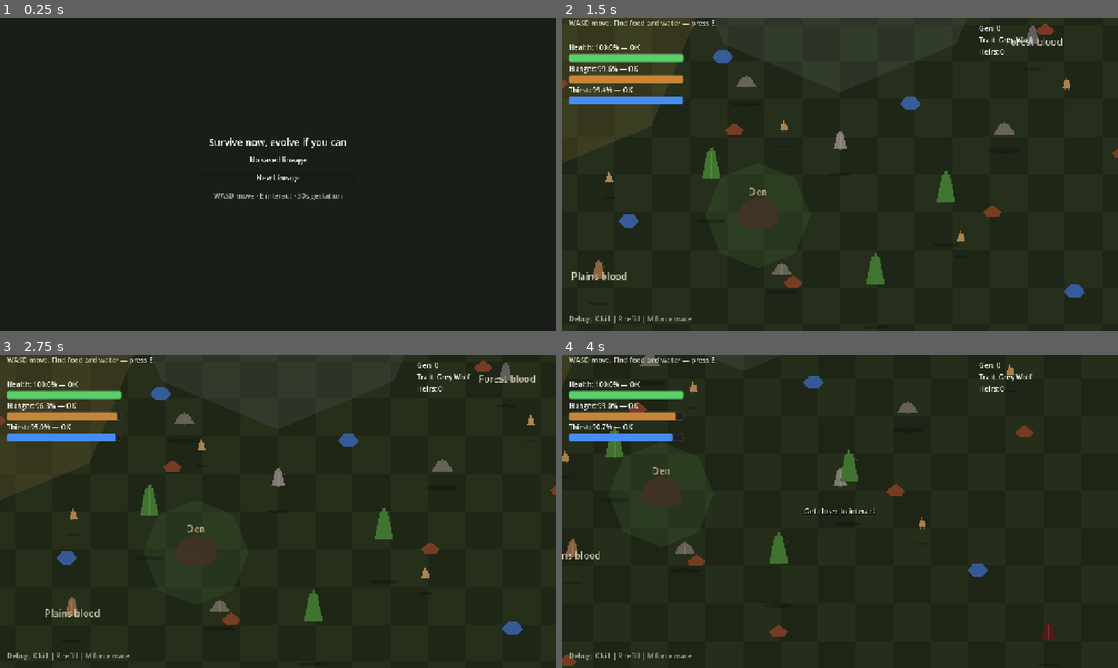
Above: before the commit, frames 1-4 (two rows, left to right).
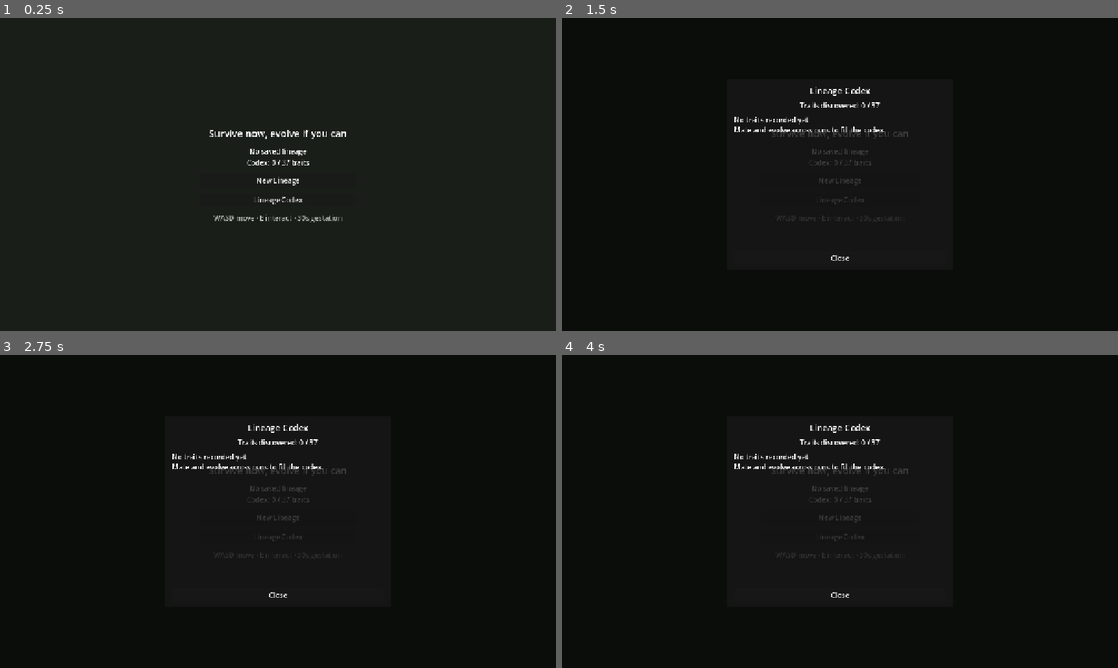
Above: after the commit, the same moments.

Repository: pettersonoaa/survive-evolve
Game: Godot game, scene res://scenes/ui/main_menu.tscn
The game is run twice, just before and just after one commit, with the same random seed, the same clock (stepped at 60 frames per second) and the same inputs.
Inputs (mouse positions are in pixels of both pictures, inside the frame that each line leads up to):
- Up to frame 1 (0.25 s): no input
- Up to frame 2 (1.5 s): click (840, 199) at 0.5 s, where only the run after the commit has a clickable "Lineage Codex"; click "New Lineage" at 1.25 s
- Up to frame 3 (2.75 s): click (278, 517) at 2 s, where only the run after the commit has a clickable "New Lineage"
- Up to frame 4 (4 s): tap E (interact) at 2.75, 3.6 s; hold D (move_right) 2.78-3.53 s; hold E (interact) 2.78-3.53 s; hold S (move_down) from 3.53 s (still down)

The runs differ from the first frame. In frame 1, 1.3% of the frame differs, in the area x 37-63%, y 35-66%; in frame 2, 89%; in frame 3, 89%, in the area x 0-100%, y 0-100%; in frame 4, 54%.

Commit message:
Add Phase 3 meta progression: procedural runs, codex, and scaling (STEP-32-35).
Scatter world layout on new lineage, persist discovered traits across runs, and scale predator pressure with generation depth.

Co-authored-by: Cursor <cursoragent@cursor.com>

Diff:
--- a/project.godot
+++ b/project.godot
@@ -26,6 +26,7 @@
 GameState="*res://scripts/autoload/game_state.gd"
 EvolutionRegistry="*res://scripts/autoload/evolution_registry.gd"
 LineageSave="*res://scripts/autoload/lineage_save.gd"
+LineageCodex="*res://scripts/autoload/lineage_codex.gd"
 
 [display]
 
--- /dev/null
+++ b/scenes/ui/codex_panel.tscn
@@ -0,0 +1,67 @@
+[gd_scene load_steps=2 format=3 uid="uid://codex_panel"]
+
+[ext_resource type="Script" path="res://scripts/ui/codex_panel.gd" id="1_script"]
+
+[node name="CodexPanel" type="Control"]
+visible = false
+layout_mode = 3
+anchors_preset = 15
+anchor_right = 1.0
+anchor_bottom = 1.0
+grow_horizontal = 2
+grow_vertical = 2
+script = ExtResource("1_script")
+
+[node name="Dim" type="ColorRect" parent="."]
+layout_mode = 0
+anchor_right = 1.0
+anchor_bottom = 1.0
+color = Color(0, 0, 0, 0.55)
+
+[node name="Panel" type="PanelContainer" parent="."]
+layout_mode = 0
+anchor_left = 0.5
+anchor_top = 0.5
+anchor_right = 0.5
+anchor_bottom = 0.5
+offset_left = -260.0
+offset_top = -220.0
+offset_right = 260.0
+offset_bottom = 220.0
+grow_horizontal = 2
+grow_vertical = 2
+
+[node name="Margin" type="MarginContainer" parent="Panel"]
+layout_mode = 2
+theme_override_constants/margin_left = 16
+theme_override_constants/margin_top = 12
+theme_override_constants/margin_right = 16
+theme_override_constants/margin_bottom = 12
+
+[node name="VBox" type="VBoxContainer" parent="Panel/Margin"]
+layout_mode = 2
+theme_override_constants/separation = 10
+
+[node name="Title" type="Label" parent="Panel/Margin/VBox"]
+layout_mode = 2
+theme_override_font_sizes/font_size = 20
+text = "Lineage Codex"
+horizontal_alignment = 1
+
+[node name="Summary" type="Label" parent="Panel/Margin/VBox"]
+layout_mode = 2
+text = "Traits discovered: 0 / 34"
+horizontal_alignment = 1
+
+[node name="TraitList" type="RichTextLabel" parent="Panel/Margin/VBox"]
+custom_minimum_size = Vector2(0, 280)
+layout_mode = 2
+size_flags_vertical = 3
+bbcode_enabled = false
+fit_content = true
+scroll_active = true
+text = "No traits recorded yet."
+
+[node name="CloseButton" type="Button" parent="Panel/Margin/VBox"]
+layout_mode = 2
+text = "Close"
--- a/scenes/ui/lineage_hud.tscn
+++ b/scenes/ui/lineage_hud.tscn
@@ -31,6 +31,10 @@
 layout_mode = 2
 text = "Heirs: 0"
 
+[node name="ThreatLabel" type="Label" parent="Panel"]
+layout_mode = 2
+text = "Threat: Calm"
+
 [node name="GestationLabel" type="Label" parent="Panel"]
 layout_mode = 2
 visible = false
--- a/scenes/ui/main_menu.tscn
+++ b/scenes/ui/main_menu.tscn
@@ -1,6 +1,7 @@
-[gd_scene load_steps=2 format=3 uid="uid://main_menu"]
+[gd_scene load_steps=3 format=3 uid="uid://main_menu"]
 
 [ext_resource type="Script" path="res://scripts/ui/main_menu.gd" id="1_script"]
+[ext_resource type="PackedScene" uid="uid://codex_panel" path="res://scenes/ui/codex_panel.tscn" id="2_codex"]
 
 [node name="MainMenu" type="Control"]
 layout_mode = 3
@@ -24,9 +25,9 @@
 anchor_right = 0.5
 anchor_bottom = 0.5
 offset_left = -180.0
-offset_top = -90.0
+offset_top = -110.0
 offset_right = 180.0
-offset_bottom = 90.0
+offset_bottom = 110.0
 grow_horizontal = 2
 grow_vertical = 2
 theme_override_constants/separation = 14
@@ -50,9 +51,16 @@
 layout_mode = 2
 text = "New Lineage"
 
+[node name="CodexButton" type="Button" parent="Panel"]
+layout_mode = 2
+text = "Lineage Codex"
+
 [node name="Hint" type="Label" parent="Panel"]
 layout_mode = 2
 theme_override_colors/font_color = Color(0.7, 0.72, 0.68, 1)
 text = "WASD move · E interact · 30s gestation"
 horizontal_alignment = 1
 autowrap_mode = 2
+
+[node name="CodexPanel" parent="." instance=ExtResource("2_codex")]
+layout_mode = 1
--- a/scenes/world.tscn
+++ b/scenes/world.tscn
@@ -23,6 +23,7 @@
 [ext_resource type="Script" path="res://scripts/systems/run_manager.gd" id="17_run"]
 [ext_resource type="Script" path="res://scripts/systems/resource_respawn_manager.gd" id="25_respawn"]
 [ext_resource type="Script" path="res://scripts/systems/day_night_cycle.gd" id="26_daynight"]
+[ext_resource type="Script" path="res://scripts/systems/difficulty_scaler.gd" id="27_difficulty"]
 [ext_resource type="PackedScene" uid="uid://toast_layer" path="res://scenes/ui/toast_layer.tscn" id="18_toast"]
 [ext_resource type="PackedScene" uid="uid://interact_hint" path="res://scenes/ui/interact_hint.tscn" id="19_interact"]
 [ext_resource type="PackedScene" uid="uid://onboarding_hint" path="res://scenes/ui/onboarding_hint.tscn" id="20_onboard"]
@@ -192,6 +193,9 @@
 [node name="ResourceRespawnManager" type="Node" parent="."]
 script = ExtResource("25_respawn")
 
+[node name="DifficultyScaler" type="Node" parent="."]
+script = ExtResource("27_difficulty")
+
 [node name="UI" type="CanvasLayer" parent="."]
 
 [node name="OnboardingHint" parent="UI" instance=ExtResource("20_onboard")]
--- a/scripts/autoload/game_state.gd
+++ b/scripts/autoload/game_state.gd
@@ -9,6 +9,7 @@
 var pending_offspring: Dictionary = {}
 var pending_succession_after_gestation: bool = false
 var modal_ui_open: bool = false
+var run_seed: int = 0
 
 
 func reset_for_new_run() -> void:
@@ -21,6 +22,7 @@
 	pending_offspring = {}
 	pending_succession_after_gestation = false
 	modal_ui_open = false
+	run_seed = 0
 
 
 func register_heir(wolf: Node2D) -> void:
--- /dev/null
+++ b/scripts/autoload/lineage_codex.gd
@@ -0,0 +1,87 @@
+extends Node
+
+const CODEX_PATH := "user://lineage_codex.json"
+
+var discovered_node_ids: Array[String] = []
+
+
+func _ready() -> void:
+	_load()
+	EventBus.evolution_applied.connect(_on_evolution_applied)
+	EventBus.lineage_complete.connect(_on_lineage_complete)
+	EventBus.game_over.connect(_on_game_over)
+
+
+func record_node(node_id: String) -> void:
+	if node_id.is_empty() or node_id in discovered_node_ids:
+		return
+	discovered_node_ids.append(node_id)
+	_save()
+
+
+func get_discovered_count() -> int:
+	return discovered_node_ids.size()
+
+
+func get_total_count() -> int:
+	var tree := EvolutionRegistry.get_evolution_tree("wolf")
+	if tree == null:
+		return 34
+	return tree.nodes.size()
+
+
+func get_display_entries() -> Array[Dictionary]:
+	var entries: Array[Dictionary] = []
+	var tree := EvolutionRegistry.get_evolution_tree("wolf")
+	if tree == null:
+		return entries
+	for node_id in discovered_node_ids:
+		if not tree.nodes.has(node_id):
+			continue
+		var node: EvolutionNode = tree.nodes[node_id]
+		entries.append({"id": node_id, "name": node.display_name})
+	entries.sort_custom(func(a, b): return a["name"] < b["name"])
+	return entries
+
+
+func _on_evolution_applied(_parent: Node, node_id: String, _display_name: String) -> void:
+	record_node(node_id)
+
+
+func _on_lineage_complete(_generation: int, apex_name: String) -> void:
+	for trait_name in GameState.lineage.traits_seen:
+		_record_trait_name(trait_name)
+
+
+func _on_game_over(_reason: String) -> void:
+	for trait_name in GameState.lineage.traits_seen:
+		_record_trait_name(trait_name)
+
+
+func _record_trait_name(trait_name: String) -> void:
+	var tree := EvolutionRegistry.get_evolution_tree("wolf")
+	if tree == null:
+		return
+	for node_id in tree.nodes:
+		var node: EvolutionNode = tree.nodes[node_id]
+		if node.display_name == trait_name:
+			record_node(node_id)
+			return
+
+
+func _load() -> void:
+	if not FileAccess.file_exists(CODEX_PATH):
+		return
+	var file := FileAccess.open(CODEX_PATH, FileAccess.READ)
+	if file == null:
+		return
+	var parsed = JSON.parse_string(file.get_as_text())
+	if parsed is Dictionary:
+		discovered_node_ids.assign(parsed.get("discovered", []))
+
+
+func _save() -> void:
+	var file := FileAccess.open(CODEX_PATH, FileAccess.WRITE)
+	if file == null:
+		return
+	file.store_string(JSON.stringify({"discovered": discovered_node_ids}, "\t"))
--- a/scripts/components/needs_component.gd
+++ b/scripts/components/needs_component.gd
@@ -28,6 +28,7 @@
 	if wolf != null:
 		if wolf.get("is_player_controlled"):
 			decay_scale *= GameConstants.PLAYER_NEEDS_DECAY_MULT
+			decay_scale *= 1.0 + float(GameState.lineage.generation) * GameConstants.GENERATION_NEEDS_SCALE
 			if GameState.gestation_active:
 				decay_scale *= 0.35
 		elif wolf.get_script() != null:
--- a/scripts/game_constants.gd
+++ b/scripts/game_constants.gd
@@ -15,6 +15,9 @@
 const DEN_NEEDS_DECAY_MULT := 0.3
 const RESOURCE_RESPAWN_SECONDS := 90.0
 const DAY_CYCLE_SECONDS := 180.0
+const GENERATION_DAMAGE_SCALE := 0.08
+const GENERATION_SPEED_SCALE := 0.04
+const GENERATION_NEEDS_SCALE := 0.03
 const PLAYER_NEEDS_DECAY_MULT := 1.75
 const HEIR_NEEDS_DECAY_MULT := 0.4
 const ATTACK_COOLDOWN := 0.55
--- /dev/null
+++ b/scripts/systems/difficulty_scaler.gd
@@ -0,0 +1,22 @@
+extends Node
+
+const BASE_DAMAGE := 12.0
+const BASE_SPEED_MULT := 0.9
+
+
+func _ready() -> void:
+	add_to_group("difficulty_scaler")
+	EventBus.succession_started.connect(func(_a, _b): _apply_scaling())
+	EventBus.mate_completed.connect(func(_a, _b, _c): _apply_scaling())
+	call_deferred("_apply_scaling")
+
+
+func _apply_scaling() -> void:
+	var gen := GameState.lineage.generation
+	var damage_mult := 1.0 + float(gen) * GameConstants.GENERATION_DAMAGE_SCALE
+	var speed_mult := 1.0 + float(gen) * GameConstants.GENERATION_SPEED_SCALE
+	for node in get_tree().get_nodes_in_group("predator_wolf"):
+		if node is PredatorWolf:
+			var predator := node as PredatorWolf
+			predator.contact_damage = BASE_DAMAGE * damage_mult
+			predator.chase_speed_mult = BASE_SPEED_MULT + float(gen) * GameConstants.GENERATION_SPEED_SCALE
--- /dev/null
+++ b/scripts/systems/world_generator.gd
@@ -0,0 +1,69 @@
+class_name WorldGenerator
+extends RefCounted
+
+const SCATTER_RADIUS := 1500.0
+
+
+static func scatter(world: Node2D, seed_val: int) -> void:
+	var rng := RandomNumberGenerator.new()
+	rng.seed = seed_val
+	var ysort := world.get_node_or_null("WorldContent/YSort") as Node2D
+	if ysort == null:
+		return
+
+	for child in ysort.get_children():
+		if child is FoodCarcass:
+			_reset_resource(child as FoodCarcass)
+			child.global_position = _random_point(rng)
+		elif child is WaterSource:
+			_reset_resource(child as WaterSource)
+			child.global_position = _random_point(rng)
+		elif child is PreyAnimal:
+			if not (child as PreyAnimal).is_dead:
+				child.global_position = _random_point(rng)
+		elif child is PartnerWolf:
+			child.global_position = _partner_point(rng, world, child as PartnerWolf)
+		elif child is PredatorWolf:
+			child.global_position = _random_point(rng, 320.0)
+		elif child.name.begins_with("Tree") or child.name.begins_with("Rock"):
+			child.global_position = _random_point(rng, 200.0)
+
+	if world.has_node("WorldContent"):
+		(world.get_node("WorldContent") as Node2D).position = Vector2.ZERO
+
+
+static func _reset_resource(node: Node) -> void:
+	if node is FoodCarcass:
+		(node as FoodCarcass).depleted = false
+	elif node is WaterSource:
+		(node as WaterSource).depleted = false
+	node.modulate = Color(1, 1, 1, 1)
+
+
+static func _random_point(rng: RandomNumberGenerator, min_radius: float = 120.0) -> Vector2:
+	var angle := rng.randf() * TAU
+	var dist := rng.randf_range(min_radius, SCATTER_RADIUS)
+	return Vector2(cos(angle), sin(angle)) * dist
+
+
+static func _partner_point(rng: RandomNumberGenerator, world: Node2D, partner: PartnerWolf) -> Vector2:
+	var archetype := partner.archetype_id
+	for biome in world.get_tree().get_nodes_in_group("biome_zone"):
+		if biome.get("biome_id") == _archetype_biome(archetype):
+			var center: Vector2 = biome.global_position
+			var radius: float = biome.get("zone_radius") if biome.get("zone_radius") else 200.0
+			var offset := Vector2(rng.randf_range(-radius * 0.5, radius * 0.5), rng.randf_range(-radius * 0.5, radius * 0.5))
+			return center + offset
+	return _random_point(rng)
+
+
+static func _archetype_biome(archetype_id: String) -> String:
+	match archetype_id:
+		"tundra_wolf":
+			return "tundra"
+		"desert_wolf":
+			return "desert"
+		"plains_wolf":
+			return "forest"
+		_:
+			return "forest"
--- /dev/null
+++ b/scripts/ui/codex_panel.gd
@@ -0,0 +1,27 @@
+extends Control
+
+@onready var _list: RichTextLabel = $Panel/Margin/VBox/TraitList
+@onready var _summary: Label = $Panel/Margin/VBox/Summary
+
+
+func _ready() -> void:
+	visible = false
+	$Panel/Margin/VBox/CloseButton.pressed.connect(hide)
+
+
+func open() -> void:
+	refresh()
+	visible = true
+
+
+func refresh() -> void:
+	var discovered := LineageCodex.get_discovered_count()
+	var total := LineageCodex.get_total_count()
+	_summary.text = "Traits discovered: %d / %d" % [discovered, total]
+	var lines: PackedStringArray = []
+	for entry in LineageCodex.get_display_entries():
+		lines.append("• %s" % entry["name"])
+	if lines.is_empty():
+		_list.text = "No traits recorded yet.\nMate and evolve across runs to fill the codex."
+	else:
+		_list.text = "\n".join(lines)
--- a/scripts/ui/lineage_hud.gd
+++ b/scripts/ui/lineage_hud.gd
@@ -3,6 +3,7 @@
 @onready var _gen_label: Label = $Panel/GenLabel
 @onready var _trait_label: Label = $Panel/TraitLabel
 @onready var _heir_label: Label = $Panel/HeirLabel
+@onready var _threat_label: Label = $Panel/ThreatLabel
 @onready var _gestation_label: Label = $Panel/GestationLabel
 
 var _flash_time := 0.0
@@ -22,6 +23,7 @@
 		_trait_label.text = "Trait: %s" % wolf.trait_display_name
 		GameState.prune_dead_heirs()
 		_heir_label.text = "Heirs: %d" % GameState.living_heirs.size()
+		_threat_label.text = "Threat: %s" % _threat_tier(GameState.lineage.generation)
 	if GameState.gestation_active:
 		_gestation_label.text = "Gestation: %ds (slow drain)" % int(ceil(GameState.gestation_time_left))
 		_gestation_label.visible = true
@@ -45,3 +47,13 @@
 		EventBus.ui_toast.emit("Low hunger — find food!", 2.0)
 	else:
 		EventBus.ui_toast.emit("Low thirst — find water!", 2.0)
+
+
+func _threat_tier(generation: int) -> String:
+	if generation < 2:
+		return "Calm"
+	if generation < 5:
+		return "Tense"
+	if generation < 8:
+		return "Harsh"
+	return "Deadly"
--- a/scripts/ui/main_menu.gd
+++ b/scripts/ui/main_menu.gd
@@ -4,14 +4,33 @@
 
 @onready var _continue_btn: Button = $Panel/ContinueButton
 @onready var _new_btn: Button = $Panel/NewButton
+@onready var _codex_btn: Button = $Panel/CodexButton
 @onready var _subtitle: Label = $Panel/Subtitle
+@onready var _codex_panel: Control = $CodexPanel
 
 
 func _ready() -> void:
 	_continue_btn.visible = LineageSave.has_save()
-	_subtitle.text = "Generation %d saved" % _peek_generation() if LineageSave.has_save() else "No saved lineage"
+	_refresh_subtitle()
 	_continue_btn.pressed.connect(_on_continue_pressed)
 	_new_btn.pressed.connect(_on_new_pressed)
+	_codex_btn.pressed.connect(_on_codex_pressed)
+
+
+func _refresh_subtitle() -> void:
+	var codex_line := "Codex: %d / %d traits" % [
+		LineageCodex.get_discovered_count(),
+		LineageCodex.get_total_count(),
+	]
+	if LineageSave.has_save():
+		_subtitle.text = "Generation %d saved\n%s" % [_peek_generation(), codex_line]
+	else:
+		_subtitle.text = "No saved lineage\n%s" % codex_line
+
+
+func _on_codex_pressed() -> void:
+	if _codex_panel.has_method("open"):
+		_codex_panel.open()
 
 
 func _on_continue_pressed() -> void:
--- a/scripts/world_25d.gd
+++ b/scripts/world_25d.gd
@@ -1,4 +1,6 @@
 extends Node2D
+
+const _WorldGenerator = preload("res://scripts/systems/world_generator.gd")
 
 
 func _ready() -> void:
@@ -9,11 +11,24 @@
 		call_deferred("_load_saved_run")
 	else:
 		GameState.reset_for_new_run()
-		call_deferred("_bind_player_wolf")
+		GameState.run_seed = randi()
+		call_deferred("_setup_new_run")
+
+
+func _setup_new_run() -> void:
+	_bind_player_wolf()
+	_WorldGenerator.scatter(self, GameState.run_seed)
+	call_deferred("_apply_world_scaling")
 
 
 func _load_saved_run() -> void:
 	LineageSave.load_into_world(self)
+	call_deferred("_apply_world_scaling")
+
+
+func _apply_world_scaling() -> void:
+	for node in get_tree().get_nodes_in_group("difficulty_scaler"):
+		node.call("_apply_scaling")
 
 
 func _bind_player_wolf() -> void:
Not shown: 1 places in scenes/world.tscn that only renumber resources
Not shown, added: scripts/autoload/lineage_codex.gd.uid
Not shown, added: scripts/systems/difficulty_scaler.gd.uid
Not shown, added: scripts/systems/world_generator.gd.uid
Not shown, added: scripts/ui/codex_panel.gd.uid
Not shown, changed: docs/PROTOTYPE_PLAN.md
Not shown, changed: docs/PROTOTYPE_STATUS.md
